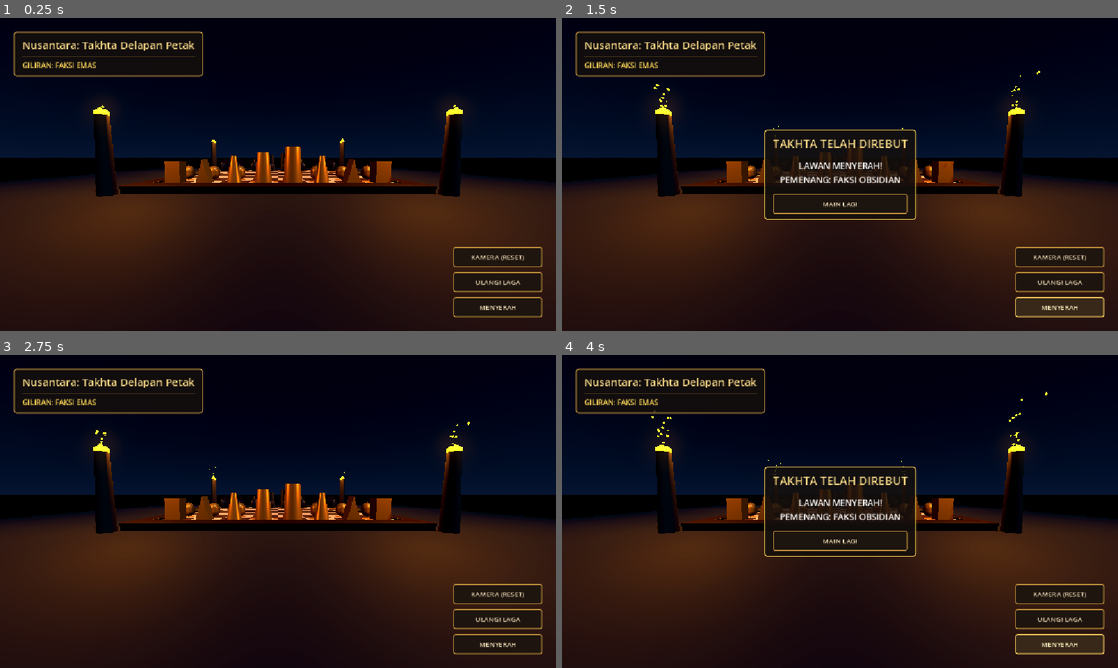
Above: before the commit, frames 1-4 (two rows, left to right).
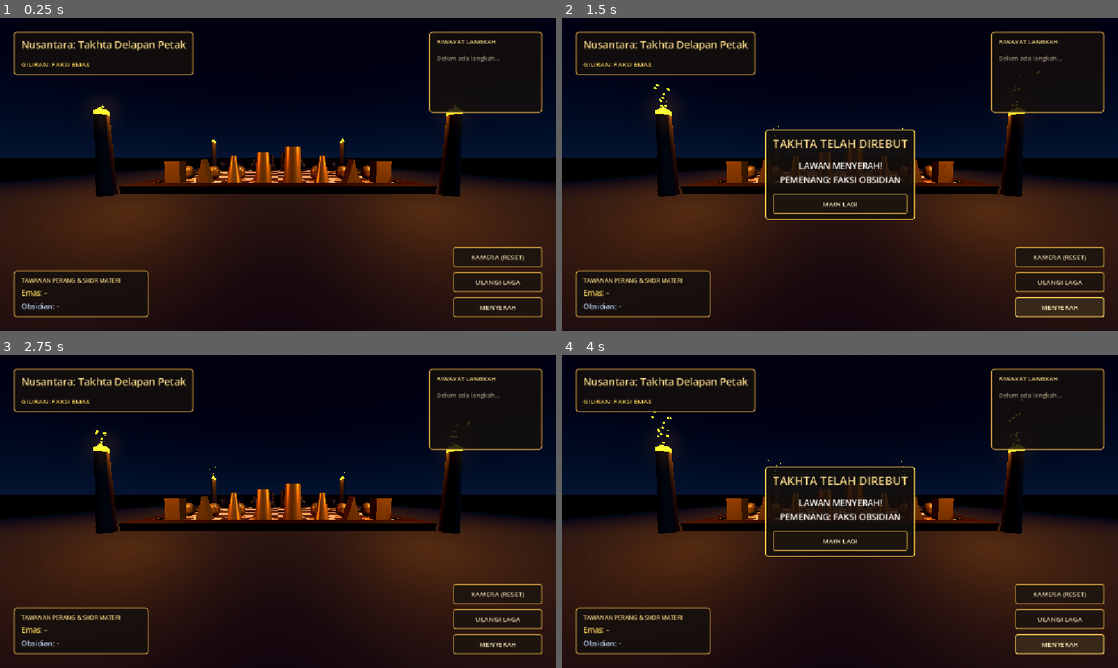
Above: after the commit, the same moments.

Repository: JavaneseIvankov/nusantara-chess
Game: Godot game, scene res://main/main.tscn
The game is run twice, just before and just after one commit, with the same random seed, the same clock (stepped at 60 frames per second) and the same inputs.
Inputs:
- Up to frame 1 (0.25 s): no input
- Up to frame 2 (1.5 s): click "ULANGI LAGA" at 0.5 s; click "MENYERAH" at 1.25 s
- Up to frame 3 (2.75 s): click "MAIN LAGI" at 2 s
- Up to frame 4 (4 s): click "ULANGI LAGA" at 2.75 s; click "MENYERAH" at 3.5 s

The runs differ from the first frame. In frame 1, 2.9% of the frame differs, in the area x 2-98%, y 4-96%; in frame 2, 3.2%; in frame 3, 3.0%; in frame 4, 3.2%.

Commit message:
feat(ui): add captured pieces tray with material advantage and live algebraic move history
- Emit piece_captured and move_recorded signals from ChessBoard

- Render captured piece icons and net material score differential in bottom-left HUD panel

- Render auto-scrolling algebraic move history log in top-right HUD panel

Diff:
--- a/main/main.gd
+++ b/main/main.gd
@@ -7,6 +7,8 @@
 func _ready() -> void:
 	chess_board.turn_changed.connect(_on_turn_changed)
 	chess_board.check_state_changed.connect(_on_check_state_changed)
+	chess_board.piece_captured.connect(_on_piece_captured)
+	chess_board.move_recorded.connect(_on_move_recorded)
 	chess_board.game_over.connect(_on_game_over)
 
 	game_hud.camera_reset_requested.connect(_on_camera_reset)
@@ -18,6 +20,12 @@
 
 func _on_check_state_changed(is_in_check: bool) -> void:
 	game_hud.set_check_warning(is_in_check)
+
+func _on_piece_captured(capturer_faction: ChessPiece.Faction, captured_type: ChessPiece.PieceType) -> void:
+	game_hud.add_captured_piece(capturer_faction, captured_type)
+
+func _on_move_recorded(faction: ChessPiece.Faction, notation: String) -> void:
+	game_hud.add_move_record(faction, notation)
 
 func _on_game_over(winner_faction: ChessPiece.Faction, reason: String) -> void:
 	game_hud.show_winner(winner_faction, reason)
--- a/scripts/board/chess_board.gd
+++ b/scripts/board/chess_board.gd
@@ -2,6 +2,8 @@
 
 signal turn_changed(new_faction: ChessPiece.Faction)
 signal check_state_changed(is_in_check: bool)
+signal piece_captured(capturer_faction: ChessPiece.Faction, captured_type: ChessPiece.PieceType)
+signal move_recorded(faction: ChessPiece.Faction, notation: String)
 signal game_over(winner_faction: ChessPiece.Faction, reason: String)
 
 @export var tile_size: float = 1.0
@@ -232,7 +234,9 @@
 		child.queue_free()
 
 func _move_selected_piece(target_grid: Vector2i, captured_piece: ChessPiece) -> void:
-	if captured_piece != null:
+	var was_capture: bool = captured_piece != null
+	if was_capture:
+		piece_captured.emit(current_turn, captured_piece.type)
 		captured_piece.queue_free()
 
 	var origin_grid := selected_grid
@@ -240,7 +244,6 @@
 	board_state.erase(origin_grid)
 	board_state[target_grid] = moving_piece
 
-	# Sorot jejak petak asal & tujuan langkah terakhir
 	last_move_from_highlight.position = grid_to_world(origin_grid)
 	last_move_from_highlight.visible = true
 	last_move_to_highlight.position = grid_to_world(target_grid)
@@ -248,13 +251,36 @@
 
 	moving_piece.move_to(target_grid, grid_to_world(target_grid))
 
+	var promoted: bool = false
 	if moving_piece.type == ChessPiece.PieceType.PAWN:
 		var promotion_row: int = 0 if moving_piece.faction == ChessPiece.Faction.GOLD else 7
 		if target_grid.y == promotion_row:
 			moving_piece.promote_to(ChessPiece.PieceType.QUEEN)
+			promoted = true
+
+	var notation := _format_move_notation(moving_piece.type, origin_grid, target_grid, was_capture, promoted)
+	move_recorded.emit(current_turn, notation)
 
 	_clear_selection()
 	_switch_turn()
+
+func _format_move_notation(p_type: ChessPiece.PieceType, from_pos: Vector2i, to_pos: Vector2i, is_capture: bool, promoted: bool) -> String:
+	var prefix := ""
+	match p_type:
+		ChessPiece.PieceType.KING: prefix = "♔"
+		ChessPiece.PieceType.QUEEN: prefix = "♕"
+		ChessPiece.PieceType.ROOK: prefix = "♖"
+		ChessPiece.PieceType.BISHOP: prefix = "♗"
+		ChessPiece.PieceType.KNIGHT: prefix = "♘"
+
+	var sep := "×" if is_capture else "→"
+	var promo := "=♕" if promoted else ""
+	return "%s%s%s%s%s" % [prefix, _grid_to_algebraic(from_pos), sep, _grid_to_algebraic(to_pos), promo]
+
+func _grid_to_algebraic(pos: Vector2i) -> String:
+	var files := ["a", "b", "c", "d", "e", "f", "g", "h"]
+	var rank := 8 - pos.y
+	return "%s%d" % [files[pos.x], rank]
 
 func _switch_turn() -> void:
 	current_turn = ChessPiece.Faction.OBSIDIAN if current_turn == ChessPiece.Faction.GOLD else ChessPiece.Faction.GOLD
@@ -262,7 +288,6 @@
 
 	var in_check: bool = _is_king_in_check(current_turn, board_state)
 
-	# Sorot petak di bawah Raja jika sedang terancam Skak
 	if in_check:
 		var king_grid := _find_king_pos(current_turn, board_state)
 		if king_grid != Vector2i(-1, -1):
--- a/scripts/ui/game_hud.gd
+++ b/scripts/ui/game_hud.gd
@@ -9,22 +9,54 @@
 var game_over_panel: PanelContainer
 var winner_label: Label
 
+# UI Tawanan Materi (Pojok Kiri Bawah)
+var gold_captured_label: Label
+var obsidian_captured_label: Label
+var gold_captures: Array[ChessPiece.PieceType] = []
+var obsidian_captures: Array[ChessPiece.PieceType] = []
+
+# UI Riwayat Langkah (Pojok Kanan Atas)
+var history_scroll: ScrollContainer
+var history_list_label: RichTextLabel
+var move_pairs: Array[String] = []
+var pending_gold_move: String = ""
+
+const PIECE_VALUES := {
+	ChessPiece.PieceType.PAWN: 1,
+	ChessPiece.PieceType.KNIGHT: 3,
+	ChessPiece.PieceType.BISHOP: 3,
+	ChessPiece.PieceType.ROOK: 5,
+	ChessPiece.PieceType.QUEEN: 9,
+	ChessPiece.PieceType.KING: 0
+}
+
+const PIECE_ICONS := {
+	ChessPiece.PieceType.PAWN: "♟",
+	ChessPiece.PieceType.KNIGHT: "♞",
+	ChessPiece.PieceType.BISHOP: "♝",
+	ChessPiece.PieceType.ROOK: "♜",
+	ChessPiece.PieceType.QUEEN: "♛",
+	ChessPiece.PieceType.KING: "♚"
+}
+
 func _ready() -> void:
 	set_anchors_and_offsets_preset(Control.PRESET_FULL_RECT)
-	mouse_filter = Control.MOUSE_FILTER_IGNORE # Agar klik mouse tetap tembus ke papan 3D
+	mouse_filter = Control.MOUSE_FILTER_IGNORE
 
 	_build_top_left_header()
+	_build_top_right_history()
+	_build_bottom_left_captured_tray()
 	_build_bottom_right_controls()
 	_build_game_over_modal()
 
 func _create_nusantara_panel_style(border_color: Color = Color(0.76, 0.58, 0.24)) -> StyleBoxFlat:
 	var style := StyleBoxFlat.new()
-	style.bg_color = Color(0.08, 0.06, 0.05, 0.85) # Kayu gelap semi-transparan
+	style.bg_color = Color(0.08, 0.06, 0.05, 0.86)
 	style.border_color = border_color
 	style.set_border_width_all(2)
 	style.set_corner_radius_all(6)
-	style.content_margin_left = 18
-	style.content_margin_right = 18
+	style.content_margin_left = 16
+	style.content_margin_right = 16
 	style.content_margin_top = 12
 	style.content_margin_bottom = 12
 	return style
@@ -54,7 +86,7 @@
 
 	var title := Label.new()
 	title.text = "Nusantara: Takhta Delapan Petak"
-	title.add_theme_font_size_override("font_size", 22)
+	title.add_theme_font_size_override("font_size", 21)
 	title.add_theme_color_override("font_color", Color(0.96, 0.84, 0.52))
 	vbox.add_child(title)
 
@@ -64,11 +96,88 @@
 
 	turn_label = Label.new()
 	turn_label.text = "GILIRAN: FAKSI EMAS"
-	turn_label.add_theme_font_size_override("font_size", 15)
+	turn_label.add_theme_font_size_override("font_size", 14)
 	turn_label.add_theme_color_override("font_color", Color(1.0, 0.85, 0.35))
 	vbox.add_child(turn_label)
 
-# 2. Tombol Kontrol (Pojok Kanan Bawah)
+# 2. Panel Riwayat Langkah (Pojok Kanan Atas)
+func _build_top_right_history() -> void:
+	var margin := MarginContainer.new()
+	margin.set_anchors_and_offsets_preset(Control.PRESET_TOP_RIGHT)
+	margin.grow_horizontal = Control.GROW_DIRECTION_BEGIN
+	margin.add_theme_constant_override("margin_top", 28)
+	margin.add_theme_constant_override("margin_right", 28)
+	add_child(margin)
+
+	var panel := PanelContainer.new()
+	panel.custom_minimum_size = Vector2(235, 165)
+	panel.add_theme_stylebox_override("panel", _create_nusantara_panel_style())
+	margin.add_child(panel)
+
+	var vbox := VBoxContainer.new()
+	vbox.add_theme_constant_override("separation", 6)
+	panel.add_child(vbox)
+
+	var heading := Label.new()
+	heading.text = "RIWAYAT LANGKAH"
+	heading.add_theme_font_size_override("font_size", 13)
+	heading.add_theme_color_override("font_color", Color(0.96, 0.84, 0.52))
+	vbox.add_child(heading)
+
+	var sep := HSeparator.new()
+	sep.modulate = Color(0.76, 0.58, 0.24, 0.5)
+	vbox.add_child(sep)
+
+	history_scroll = ScrollContainer.new()
+	history_scroll.custom_minimum_size = Vector2(200, 110)
+	history_scroll.horizontal_scroll_mode = ScrollContainer.SCROLL_MODE_DISABLED
+	vbox.add_child(history_scroll)
+
+	history_list_label = RichTextLabel.new()
+	history_list_label.bbcode_enabled = true
+	history_list_label.fit_content = true
+	history_list_label.custom_minimum_size = Vector2(195, 0)
+	history_list_label.add_theme_font_size_override("normal_font_size", 13)
+	history_list_label.text = "[color=#9c8e78]Belum ada langkah...[/color]"
+	history_scroll.add_child(history_list_label)
+
+# 3. Tray Bidak yang Tertawan (Pojok Kiri Bawah)
+func _build_bottom_left_captured_tray() -> void:
+	var margin := MarginContainer.new()
+	margin.set_anchors_and_offsets_preset(Control.PRESET_BOTTOM_LEFT)
+	margin.grow_vertical = Control.GROW_DIRECTION_BEGIN
+	margin.add_theme_constant_override("margin_left", 28)
+	margin.add_theme_constant_override("margin_bottom", 28)
+	add_child(margin)
+
+	var panel := PanelContainer.new()
+	panel.custom_minimum_size = Vector2(280, 96)
+	panel.add_theme_stylebox_override("panel", _create_nusantara_panel_style())
+	margin.add_child(panel)
+
+	var vbox := VBoxContainer.new()
+	vbox.add_theme_constant_override("separation", 6)
+	panel.add_child(vbox)
+
+	var heading := Label.new()
+	heading.text = "TAWANAN PERANG & SKOR MATERI"
+	heading.add_theme_font_size_override("font_size", 12)
+	heading.add_theme_color_override("font_color", Color(0.96, 0.84, 0.52))
+	vbox.add_child(heading)
+
+	gold_captured_label = Label.new()
+	gold_captured_label.text = "Emas: -"
+	gold_captured_label.add_theme_font_size_override("font_size", 15)
+	gold_captured_label.add_theme_color_override("font_color", Color(1.0, 0.86, 0.38))
+	vbox.add_child(gold_captured_label)
+
+	obsidian_captured_label = Label.new()
+	obsidian_captured_label.text = "Obsidian: -"
+	obsidian_captured_label.add_theme_font_size_override("font_size", 15)
+	obsidian_captured_label.add_theme_color_override("font_color", Color(0.75, 0.84, 0.98))
+	vbox.add_child(obsidian_captured_label)
+
+# 4. Tombol Kontrol (Pojok Kanan Bawah)
 func _build_bottom_right_controls() -> void:
 	var margin := MarginContainer.new()
 	margin.set_anchors_and_offsets_preset(Control.PRESET_BOTTOM_RIGHT)
@@ -106,7 +215,7 @@
 	btn.add_theme_stylebox_override("pressed", _create_button_style(true))
 	return btn
 
-# 3. Panel Pengumuman Pemenang (Tengah Layar)
+# 5. Panel Pengumuman Pemenang (Tengah Layar)
 func _build_game_over_modal() -> void:
 	game_over_panel = PanelContainer.new()
 	game_over_panel.visible = false
@@ -139,6 +248,9 @@
 	btn_play_again.pressed.connect(func(): restart_requested.emit())
 	vbox.add_child(btn_play_again)
 
+# ==============================================================================
+# PEMBARUAN DATA DINAMIS HUD
+# ==============================================================================
 func update_turn(faction: ChessPiece.Faction) -> void:
 	if faction == ChessPiece.Faction.GOLD:
 		turn_label.text = "GILIRAN: FAKSI EMAS"
@@ -152,6 +264,54 @@
 		turn_label.text += "  [⚠ RAJA TERANCAM SKAK!]"
 		turn_label.add_theme_color_override("font_color", Color(1.0, 0.32, 0.25))
 
+func add_captured_piece(capturer_faction: ChessPiece.Faction, captured_type: ChessPiece.PieceType) -> void:
+	if capturer_faction == ChessPiece.Faction.GOLD:
+		gold_captures.append(captured_type)
+		gold_captures.sort_custom(func(a, b): return PIECE_VALUES[a] > PIECE_VALUES[b])
+	else:
+		obsidian_captures.append(captured_type)
+		obsidian_captures.sort_custom(func(a, b): return PIECE_VALUES[a] > PIECE_VALUES[b])
+
+	_refresh_captured_display()
+
+func _refresh_captured_display() -> void:
+	var gold_score := 0
+	var gold_icons := ""
+	for t in gold_captures:
+		gold_score += PIECE_VALUES[t]
+		gold_icons += PIECE_ICONS[t] + " "
+
+	var obs_score := 0
+	var obs_icons := ""
+	for t in obsidian_captures:
+		obs_score += PIECE_VALUES[t]
+		obs_icons += PIECE_ICONS[t] + " "
+
+	var diff := gold_score - obs_score
+	var gold_adv := " (+%d)" % diff if diff > 0 else ""
+	var obs_adv := " (+%d)" % (-diff) if diff < 0 else ""
+
+	gold_captured_label.text = "Emas: %s%s" % [gold_icons if gold_icons != "" else "-", gold_adv]
+	obsidian_captured_label.text = "Obsidian: %s%s" % [obs_icons if obs_icons != "" else "-", obs_adv]
+
+func add_move_record(faction: ChessPiece.Faction, notation: String) -> void:
+	if faction == ChessPiece.Faction.GOLD:
+		pending_gold_move = notation
+		var turn_num := move_pairs.size() + 1
+		var preview := "[color=#d4af37]%d.[/color] [color=#ffe082]%s[/color]" % [turn_num, pending_gold_move]
+		var lines := move_pairs.duplicate()
+		lines.append(preview)
+		history_list_label.text = "\n".join(lines)
+	else:
+		var turn_num := move_pairs.size() + 1
+		var full_line := "[color=#d4af37]%d.[/color] [color=#ffe082]%s[/color]   [color=#b8cce8]%s[/color]" % [turn_num, pending_gold_move, notation]
+		move_pairs.append(full_line)
+		pending_gold_move = ""
+		history_list_label.text = "\n".join(move_pairs)
+
+	await get_tree().process_frame
+	history_scroll.scroll_vertical = int(history_scroll.get_v_scroll_bar().max_value)
+
 func show_winner(winner_faction: ChessPiece.Faction, reason: String = "SKAKMAT!") -> void:
 	if winner_faction == ChessPiece.Faction.GOLD:
 		winner_label.text = "%s\nPEMENANG: FAKSI EMAS" % reason
